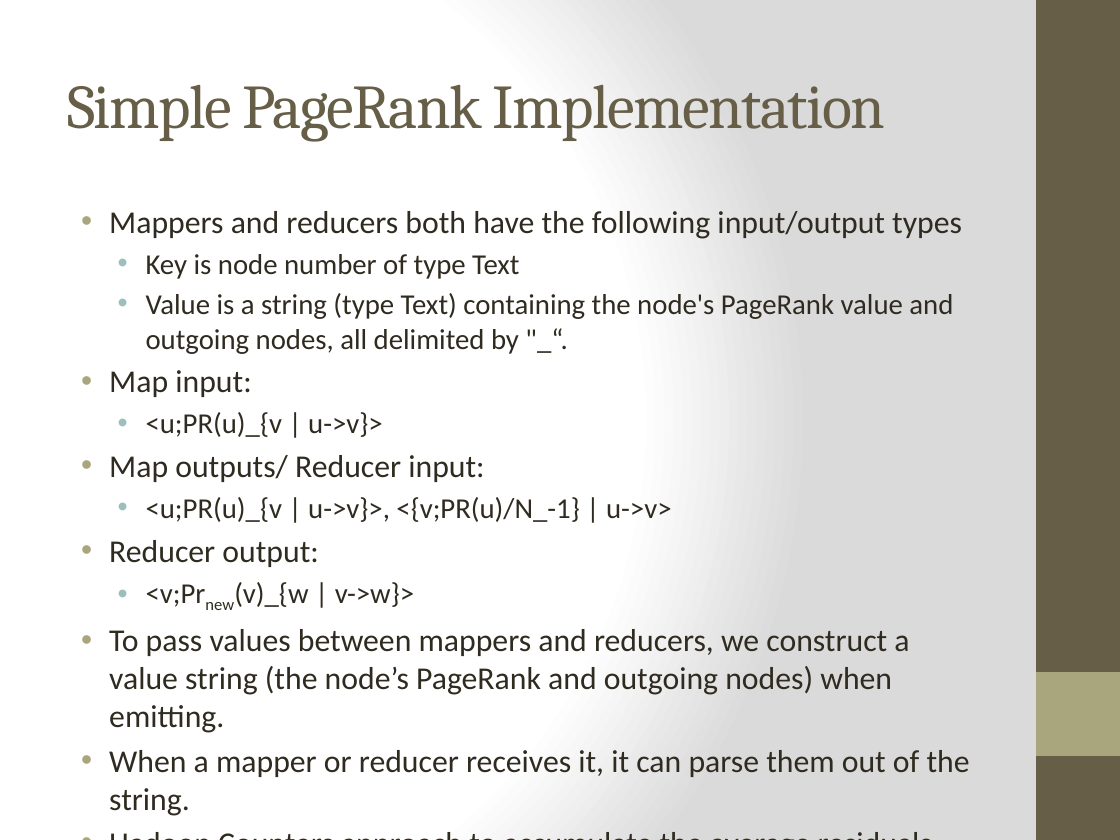
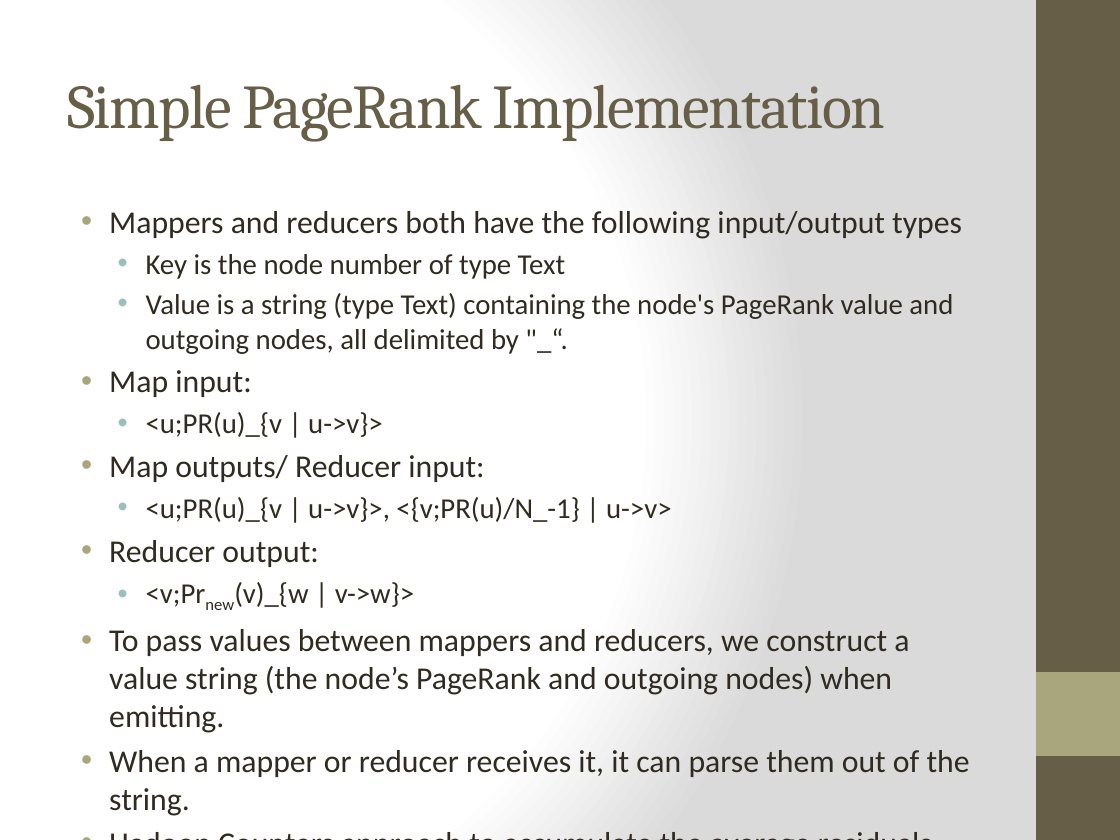
Before and after one commit to piranna0/CS5300P2, a slide deck: slide 5 of presentation.pptx. Drawn at 1120x840 pixels with LibreOffice and Linux fonts; fonts in the diff are those of the drawing. Boxes give left, top, right and bottom in pixels: in the first picture for what was removed or moved away, otherwise in the second. Text is boxed around its words. In the diff, an @@ line names an element or a change of style, - is before the commit and + after.

```diff
--- a/presentation.pptx
+++ b/presentation.pptx
@@ text at <box>146,254,565,279</box>: text changed @@
-  • Key is node number of type Text
+  • Key is the node number of type Text
```
Also in this commit, not shown: 1 other slide changed.
